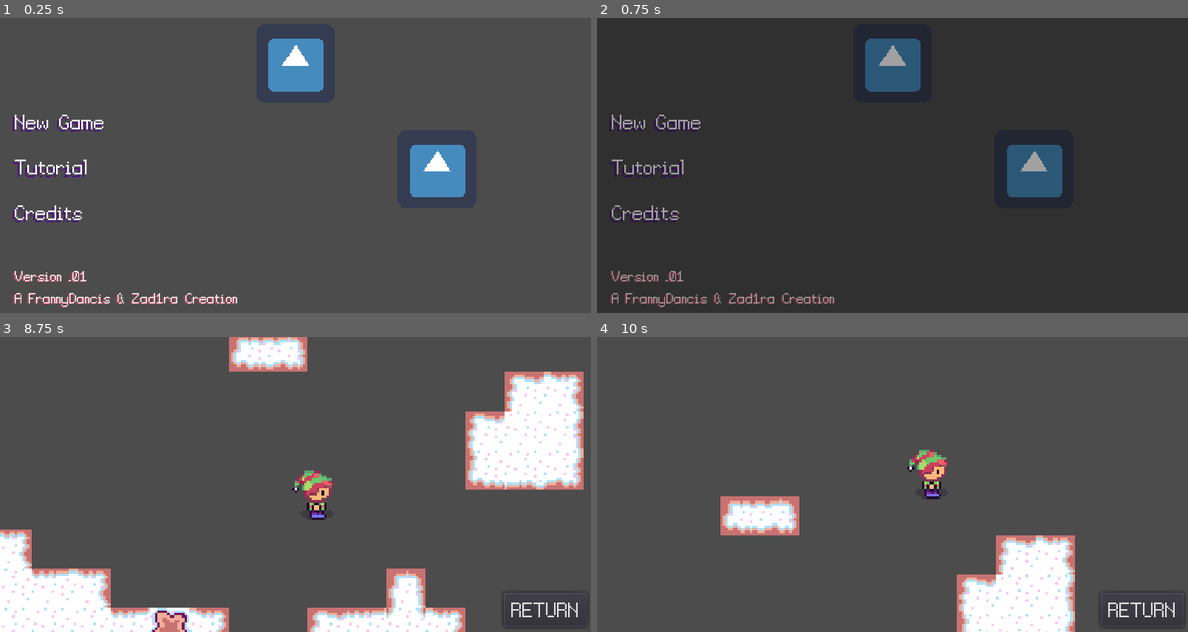
Above: before the commit, frames 1-4 (two rows, left to right).
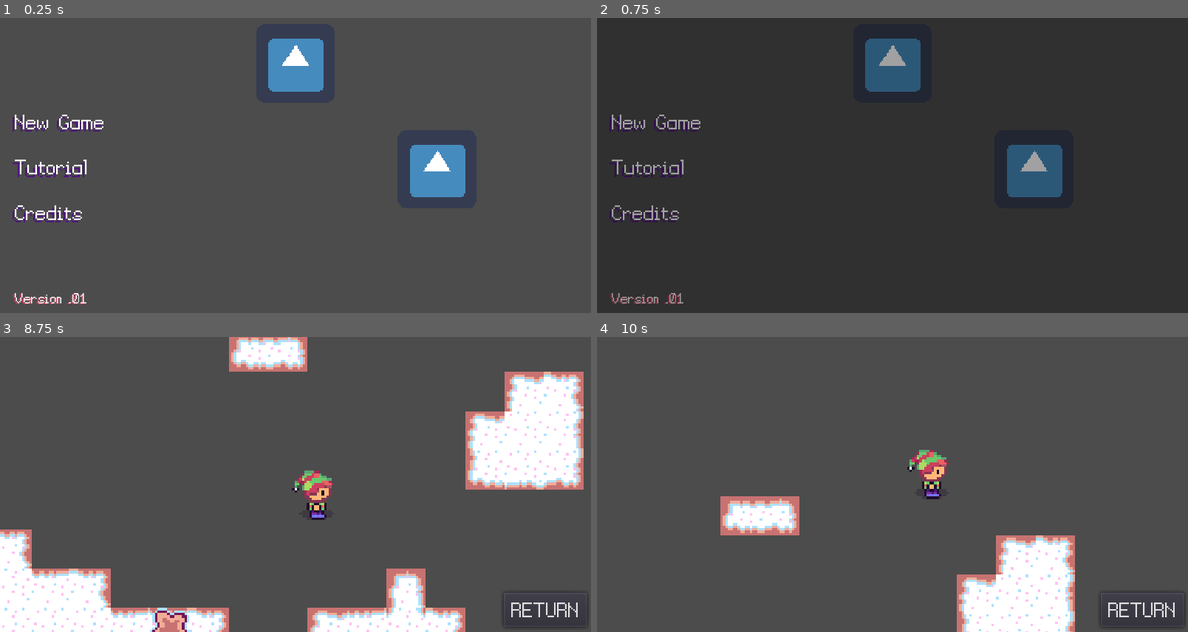
Above: after the commit, the same moments.

Repository: Franny-Dancis/WinterGameJam2020
Game: Godot game, scene res://Title Screen/TitleScreen.tscn
Two runs of this game, one before a commit and one after it. Both use one fixed random seed, a clock stepped at 60 frames per second and the inputs below. The engine's default icon, where the game draws it, is replaced by a stand-in: a white triangle on a blue panel in a dark square.
Inputs:
- Up to frame 1 (0.25 s): no input
- Up to frame 2 (0.75 s): click "New Game" at 0.5 s
- Up to frame 3 (8.75 s): click "RETURN" at 1.25 s; click "New Game" at 2 s; hold Right (ui_right) 2.78-3.53 s; tap E (interact) at 2.85, 3.8, 4.35, 5.1, 6.05, 6.6, 7.35, 8.3 s; hold Down (ui_down) 3.53-4.28 s; tap Z (attack) at 3.6, 5.85, 8.1 s; hold Right (ui_right) 4.28-5.03 s; hold Up (ui_up) 5.03-5.78 s; hold A (ui_left) 5.78-7.28 s; tap Escape (pause) at 6.4 s; hold Down (ui_down) 7.28-8.03 s; hold Right (ui_right) from 8.03 s (still down)
- Up to frame 4 (10 s): release Right (ui_right) at 8.78 s; hold Up (ui_up) 8.78-9.53 s; tap E (interact) at 8.85, 9.6 s; hold Right (ui_right) from 9.53 s (still down)

The runs differ from the first frame. In frame 1, 1.0% of the frame differs, in the area x 2-41%, y 85-99%; in frame 2, 1.0%; in frame 3, less than 0.1%; in frame 4, nothing differs.

Commit message:
Add files via upload

Diff:
--- /dev/null
+++ b/Overlap/SoftCollision.gd
@@ -0,0 +1,14 @@
+extends Area2D
+
+func is_colliding():
+	var areas = get_overlapping_areas()
+	return areas.size() > 0
+
+func get_push_vector():
+	var areas = get_overlapping_areas()
+	var push_vector = Vector2.ZERO
+	if is_colliding():
+		var area = areas[0]
+		push_vector = area.global_position.direction_to(global_position)
+		push_vector = push_vector.normalized()
+	return push_vector
--- /dev/null
+++ b/Overlap/SoftCollision.tscn
@@ -0,0 +1,10 @@
+[gd_scene load_steps=2 format=2]
+
+[ext_resource path="res://Overlap/SoftCollision.gd" type="Script" id=1]
+
+[node name="SoftCollision" type="Area2D"]
+collision_layer = 32
+collision_mask = 32
+script = ExtResource( 1 )
+
+[node name="CollisionShape2D" type="CollisionShape2D" parent="."]
--- a/Player/Player.gd
+++ b/Player/Player.gd
@@ -23,7 +23,7 @@
 onready var blinkAnimationPlayer = $BlinkAnimationPlayer
 
 func _ready():
-	stats.connect("no_health", self, "queue_free")
+	stats.connect("no_health", self, "_on_Stats_no_health")
 	animationTree.active = true
 	batHitbox.knockback_vector = Vector2.ZERO
 
@@ -63,10 +63,11 @@
 
 func _on_Stats_no_health():
 	queue_free()
+	get_tree().change_scene("res://Title Screen/TitleScreen.tscn")
 
 func _on_Hurtbox_area_entered(_area):
 	stats.health -= 1
-	hurtBox.start_invincibility(0.5)
+	hurtBox.start_invincibility(1)
 
 func _on_Hurtbox_invincibility_started():
 	blinkAnimationPlayer.play("Start")
--- a/Player/Player.tscn
+++ b/Player/Player.tscn
@@ -7,7 +7,6 @@
 [ext_resource path="res://Player/16x16_shadow.png" type="Texture" id=5]
 [ext_resource path="res://Player/batHitbox.gd" type="Script" id=6]
 [ext_resource path="res://Overlap/Hurtbox.tscn" type="PackedScene" id=7]
-
 
 [sub_resource type="ShaderMaterial" id=1]
 shader = ExtResource( 4 )
@@ -809,7 +808,7 @@
 [node name="HitboxPivot" type="Position2D" parent="."]
 visible = false
 position = Vector2( 0, -4 )
-rotation = -1.5708
+rotation = 1.5708
 
 [node name="BatHitbox" parent="HitboxPivot" instance=ExtResource( 3 )]
 position = Vector2( 0, 4 )
@@ -817,7 +816,7 @@
 script = ExtResource( 6 )
 
 [node name="CollisionShape2D" parent="HitboxPivot/BatHitbox" index="0"]
-position = Vector2( 6.539, -4.12946 )
+position = Vector2( 14.4948, -3.93925 )
 shape = SubResource( 52 )
 
 [node name="Hurtbox" parent="." instance=ExtResource( 7 )]
--- a/Player/playerStats.tscn
+++ b/Player/playerStats.tscn
@@ -3,3 +3,4 @@
 [ext_resource path="res://Game/Stats.tscn" type="PackedScene" id=1]
 
 [node name="playerStats" instance=ExtResource( 1 )]
+max_health = 5
--- a/Props/SnowyTree.tscn
+++ b/Props/SnowyTree.tscn
@@ -7,38 +7,36 @@
 [ext_resource path="res://Props/SnowTree.png" type="Texture" id=5]
 [ext_resource path="res://Props/TreeSmallHit.png" type="Texture" id=6]
 
-
-
 [sub_resource type="AtlasTexture" id=1]
 atlas = ExtResource( 5 )
 region = Rect2( 0, 0, 32, 32 )
 
 [sub_resource type="AtlasTexture" id=2]
-atlas = ExtResource( 1 )
+atlas = ExtResource( 6 )
 region = Rect2( 0, 0, 64, 32 )
 
 [sub_resource type="AtlasTexture" id=3]
-atlas = ExtResource( 1 )
+atlas = ExtResource( 6 )
 region = Rect2( 64, 0, 64, 32 )
 
 [sub_resource type="AtlasTexture" id=4]
-atlas = ExtResource( 1 )
+atlas = ExtResource( 6 )
 region = Rect2( 128, 0, 64, 32 )
 
 [sub_resource type="AtlasTexture" id=5]
-atlas = ExtResource( 1 )
+atlas = ExtResource( 6 )
 region = Rect2( 192, 0, 64, 32 )
 
 [sub_resource type="AtlasTexture" id=6]
-atlas = ExtResource( 1 )
+atlas = ExtResource( 6 )
 region = Rect2( 256, 0, 64, 32 )
 
 [sub_resource type="AtlasTexture" id=7]
-atlas = ExtResource( 1 )
+atlas = ExtResource( 6 )
 region = Rect2( 320, 0, 64, 32 )
 
 [sub_resource type="AtlasTexture" id=8]
-atlas = ExtResource( 1 )
+atlas = ExtResource( 6 )
 region = Rect2( 384, 0, 64, 32 )
 
 [sub_resource type="AtlasTexture" id=9]
@@ -46,44 +44,44 @@
 region = Rect2( 0, 0, 32, 32 )
 
 [sub_resource type="AtlasTexture" id=10]
-atlas = ExtResource( 6 )
+atlas = ExtResource( 1 )
 region = Rect2( 0, 0, 64, 32 )
 
 [sub_resource type="AtlasTexture" id=11]
-atlas = ExtResource( 6 )
+atlas = ExtResource( 1 )
 region = Rect2( 64, 0, 64, 32 )
 
 [sub_resource type="AtlasTexture" id=12]
-atlas = ExtResource( 6 )
+atlas = ExtResource( 1 )
 region = Rect2( 128, 0, 64, 32 )
 
 [sub_resource type="AtlasTexture" id=13]
-atlas = ExtResource( 6 )
+atlas = ExtResource( 1 )
 region = Rect2( 192, 0, 64, 32 )
 
 [sub_resource type="AtlasTexture" id=14]
-atlas = ExtResource( 6 )
+atlas = ExtResource( 1 )
 region = Rect2( 256, 0, 64, 32 )
 
 [sub_resource type="AtlasTexture" id=15]
-atlas = ExtResource( 6 )
+atlas = ExtResource( 1 )
 region = Rect2( 320, 0, 64, 32 )
 
 [sub_resource type="AtlasTexture" id=16]
-atlas = ExtResource( 6 )
+atlas = ExtResource( 1 )
 region = Rect2( 384, 0, 64, 32 )
 
 [sub_resource type="SpriteFrames" id=17]
 animations = [ {
 "frames": [ SubResource( 1 ), SubResource( 2 ), SubResource( 3 ), SubResource( 4 ), SubResource( 5 ), SubResource( 6 ), SubResource( 7 ), SubResource( 8 ) ],
 "loop": true,
-"name": "bigHit",
-"speed": 12.0
+"name": "smallHit",
+"speed": 8.0
 }, {
 "frames": [ SubResource( 9 ), SubResource( 10 ), SubResource( 11 ), SubResource( 12 ), SubResource( 13 ), SubResource( 14 ), SubResource( 15 ), SubResource( 16 ) ],
 "loop": true,
-"name": "smallHit",
-"speed": 8.0
+"name": "bigHit",
+"speed": 12.0
 } ]
 
 [sub_resource type="CapsuleShape2D" id=18]
--- a/System/DialogueBox.gd
+++ b/System/DialogueBox.gd
@@ -9,24 +9,29 @@
 var dialogue_index = 0
 var finished = false
 
+onready var textLabel = $RichTextLabel
+onready var tween = $Tween
+onready var nextIndicator = $"next-indicator"
+
 func _ready():
 	load_dialogue()
 
 func _process(delta):
-	$"next-indicator".visible = finished
+	nextIndicator.visible = finished
 	if Input.is_action_just_pressed("interact"):
+		self.visible = true
 		load_dialogue()
 
 func load_dialogue():
 	if dialogue_index < dialogue.size():
 		finished = false
-		$RichTextLabel.bbcode_text = dialogue[dialogue_index]
-		$RichTextLabel.percent_visible = 0
-		$Tween.interpolate_property(
-			$RichTextLabel, "percent_visible", 0, 1, 1,
+		textLabel.bbcode_text = dialogue[dialogue_index]
+		textLabel.percent_visible = 0
+		tween.interpolate_property(
+			textLabel, "percent_visible", 0, 1, 1,
 			Tween.TRANS_LINEAR, Tween.EASE_IN_OUT
 		)
-		$Tween.start()
+		tween.start()
 	else:
 		get_tree().paused = false
 		queue_free()
--- a/System/DialogueTest.tscn
+++ b/System/DialogueTest.tscn
@@ -25,7 +25,7 @@
 "values": [ Vector2( 229.103, 48.1908 ), Vector2( 229.103, 51.7263 ) ]
 }
 
-[node name="Control" type="Control"]
+[node name="DialogueTest" type="Control"]
 pause_mode = 2
 anchor_right = 1.0
 anchor_bottom = 1.0
@@ -46,6 +46,7 @@
 margin_bottom = -9.46381
 script = ExtResource( 4 )
 __meta__ = {
+"_edit_group_": true,
 "_edit_use_anchors_": false
 }
 
--- /dev/null
+++ b/System/HealthUI.gd
@@ -0,0 +1,25 @@
+extends Control
+
+var hearts = 5 setget set_hearts
+var max_hearts = 5 setget set_max_hearts
+
+onready var heartUIFull = $HeartUIFull
+onready var heartUIEmpty = $HeartUIEmpty
+
+
+func set_hearts(value):
+	hearts = clamp(value, 0, max_hearts)
+	if heartUIFull != null:
+		heartUIFull.rect_size.x = hearts * 16
+
+func set_max_hearts(value):
+	max_hearts = max(value, 1)
+	self.hearts = min(hearts, max_hearts)
+	if heartUIEmpty != null:
+		heartUIEmpty.rect_size.x = max_hearts * 16
+
+func _ready():
+	self.max_hearts = PlayerStats.max_health
+	self.hearts = PlayerStats.health
+	PlayerStats.connect("health_changed", self, "set_hearts")
+	PlayerStats.connect("max_health_changed", self, "set_max_hearts")
--- a/System/Pause.gd
+++ b/System/Pause.gd
@@ -35,9 +35,7 @@
 	get_node("miscMenu").visible = true
 
 func _on_miscApply_pressed():
-	soundButton.visible = true
-	miscButton.visible = true
-	exitButton.visible = true
+	mainMenuVisibleToggle()
 	get_node("miscMenu").visible = false
 
 func _on_exitButton_pressed():
--- /dev/null
+++ b/System/PlayerUI.tscn
@@ -0,0 +1,33 @@
+[gd_scene load_steps=4 format=2]
+
+[ext_resource path="res://System/HealthUI.gd" type="Script" id=1]
+[ext_resource path="res://Player/UI/Empty_Heart.png" type="Texture" id=2]
+[ext_resource path="res://Player/UI/Full_Heart.png" type="Texture" id=3]
+
+[node name="PlayerUI" type="CanvasLayer"]
+
+[node name="HealthUI" type="Control" parent="."]
+margin_right = 80.0
+margin_bottom = 16.0
+script = ExtResource( 1 )
+__meta__ = {
+"_edit_use_anchors_": false
+}
+
+[node name="HeartUIEmpty" type="TextureRect" parent="HealthUI"]
+margin_right = 80.0
+margin_bottom = 16.0
+texture = ExtResource( 2 )
+stretch_mode = 2
+__meta__ = {
+"_edit_use_anchors_": false
+}
+
+[node name="HeartUIFull" type="TextureRect" parent="HealthUI"]
+margin_right = 80.0
+margin_bottom = 16.0
+texture = ExtResource( 3 )
+stretch_mode = 2
+__meta__ = {
+"_edit_use_anchors_": false
+}
--- a/Title Screen/TitleScreen.tscn
+++ b/Title Screen/TitleScreen.tscn
@@ -100,8 +100,7 @@
 custom_colors/font_color_shadow = Color( 0.8, 0.258824, 0.368627, 1 )
 custom_constants/shadow_offset_x = -1
 custom_constants/shadow_offset_y = 1
-text = "Version .01
-A FrannyDancis & Zad1ra Creation"
+text = "Version .01"
 valign = 2
 
 [node name="FadeIn" parent="." instance=ExtResource( 5 )]
Binary file added: Player/UI/Empty_Heart.png
Not shown, added: Player/UI/Empty_Heart.png.import
Binary file added: Player/UI/Full_Heart.png
Not shown, added: Player/UI/Full_Heart.png.import
Binary file added: Tilemaps/Background.png
Not shown, added: Tilemaps/Background.png.import
Binary file changed: Tilemaps/DirtTilemap.png
Binary file added: Tilemaps/cliffTileMap.png
Not shown, added: Tilemaps/cliffTileMap.png.import
